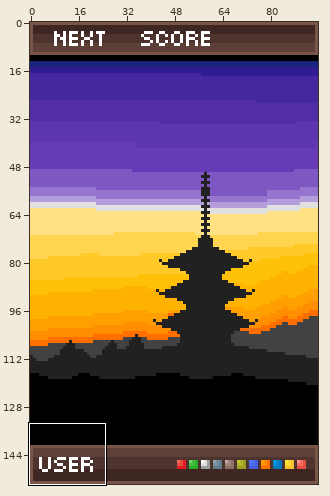
One commit to this sprite sheet: assets/images/back_background_game.png. Above, an overview of the earlier version with the close-up marked.
Close-up. As it was:
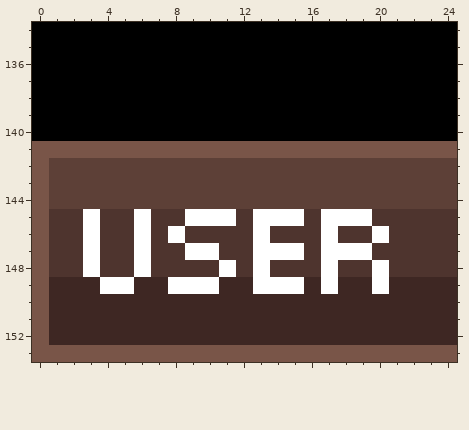
The file is 96x154 pixels. Shown: x 0..24, y 134..153. The commit also changed other parts of the picture, which this record leaves out.
The result:
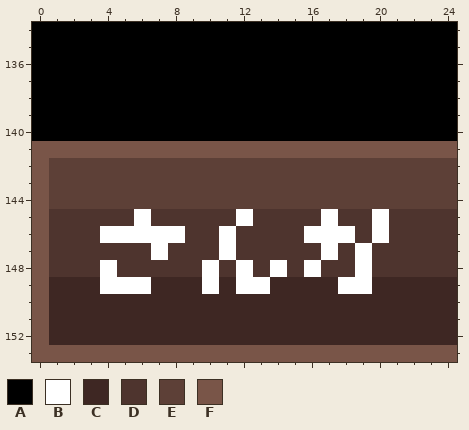
Palette (. is transparent): A #000000  B #ffffff  C #3e2723  D #4e342e  E #5d4037  F #795548
Diff:
{"y":145,"x":3,"old":"B","new":"D"}
{"y":145,"x":9,"old":"BBBDBBB","new":"DDDBDDD"}
{"y":145,"x":18,"old":"BBD","new":"DDB"}
{"y":146,"x":3,"old":"BDD","new":"DBB"}
{"y":146,"x":7,"old":"D","new":"B"}
{"y":146,"x":11,"old":"D","new":"B"}
{"y":146,"x":13,"old":"B","new":"D"}
{"y":146,"x":16,"old":"D","new":"B"}
{"y":146,"x":18,"old":"D","new":"B"}
{"y":147,"x":3,"old":"B","new":"D"}
{"y":147,"x":6,"old":"BD","new":"DB"}
{"y":147,"x":9,"old":"BBD","new":"DDB"}
{"y":147,"x":13,"old":"BBB","new":"DDD"}
{"y":147,"x":18,"old":"B","new":"D"}
{"y":148,"x":3,"old":"BD","new":"DB"}
{"y":148,"x":6,"old":"B","new":"D"}
{"y":148,"x":10,"old":"DBDBD","new":"BDBDB"}
{"y":148,"x":16,"old":"DB","new":"BD"}
{"y":148,"x":19,"old":"DB","new":"BD"}
{"y":149,"x":6,"old":"C","new":"B"}
{"y":149,"x":8,"old":"BB","new":"CC"}
{"y":149,"x":12,"old":"C","new":"B"}
{"y":149,"x":14,"old":"BB","new":"CC"}
{"y":149,"x":17,"old":"BCCB","new":"CBBC"}
{"label":"changed","picture_box":[83,209,389,294]}
